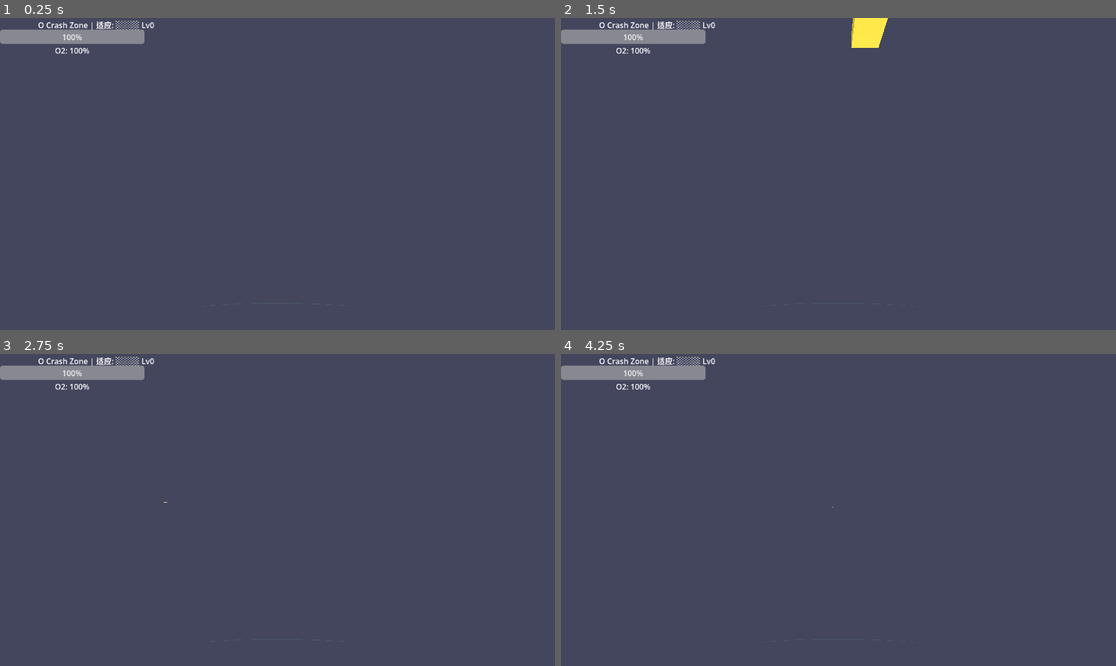
Above: before the commit, frames 1-4 (two rows, left to right).
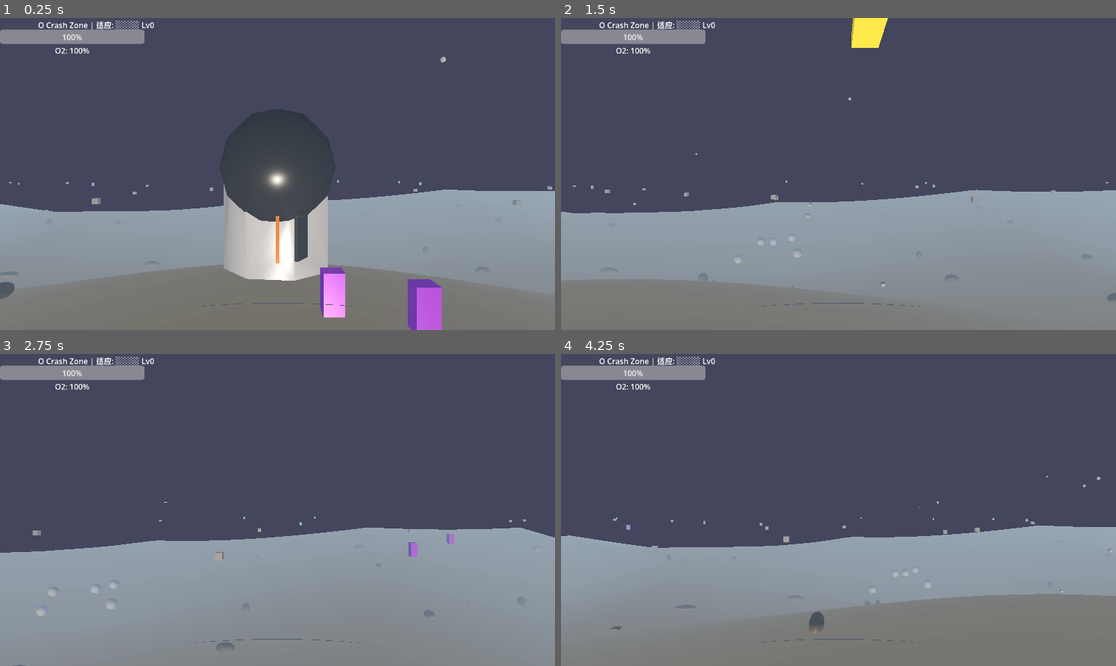
Above: after the commit, the same moments.

Repository: qnctx/star-abyss-game
Game: Godot game, scene res://scenes/main.tscn
Same seed, same stepped clock (60 frames per second), same inputs: the game is played once before the commit and once after it.
Inputs (mouse positions are in pixels of both pictures, inside the frame that each line leads up to):
- Up to frame 1 (0.25 s): no input
- Up to frame 2 (1.5 s): move the mouse to (960, 158) at 0.52 s; hold D (move_right) 0.53-1.28 s; hold E (interact) 0.53-1.28 s; move the mouse to (727, 189) at 1.27 s; hold S (move_back) from 1.28 s (still down); click (727, 189) at 1.35 s
- Up to frame 3 (2.75 s): move the mouse to (333, 441) at 2.02 s; release S (move_back) at 2.03 s; hold D (move_right) from 2.03 s (still down); hold Shift (sprint) from 2.03 s (still down)
- Up to frame 4 (4.25 s): move the mouse to (810, 572) at 2.77 s; release D (move_right) at 2.78 s; release Shift (sprint) at 2.78 s; hold W (move_forward) 2.78-3.53 s; tap T (teleport) at 2.85 s; move the mouse to (1005, 556) at 3.52 s; hold A (move_left) from 3.53 s (still down); hold E (interact) from 3.53 s (still down)

The runs differ from the first frame. In frame 1, 41% of the frame differs, in the area x 0-100%, y 12-100%; in frame 2, 41%, in the area x 0-100%, y 25-100%; in frame 3, 41%; in frame 4, 41%.
Error before the commit: Parse Error: Could not preload resource file "res://scenes/resource_node.tscn". (res://scripts/world_generator.gd:45)

Commit message:
Fix resource_node.tscn: move sub_resource declarations before node block

Diff:
--- a/src/scenes/resource_node.tscn
+++ b/src/scenes/resource_node.tscn
@@ -7,6 +7,11 @@
 
 [sub_resource type="BoxMesh" id="BoxMesh_resource"]
 size = Vector3(0.2, 0.3, 0.2)
+
+[sub_resource type="StandardMaterial3D" id="StandardMaterial3D_iron"]
+albedo_color = Color(0.5, 0.45, 0.4, 1)
+roughness = 0.4
+metallic = 0.3
 
 [node name="ResourceNode" type="Area3D"]
 collision_layer = 8
@@ -20,8 +25,3 @@
 transform = Transform3D(1, 0, 0, 0, 1, 0, 0, 0, 1, 0, 0.15, 0)
 mesh = SubResource("BoxMesh_resource")
 surface_material_override/0 = SubResource("StandardMaterial3D_iron")
-
-[sub_resource type="StandardMaterial3D" id="StandardMaterial3D_iron"]
-albedo_color = Color(0.5, 0.45, 0.4, 1)
-roughness = 0.4
-metallic = 0.3
Not shown: 1 places in src/scenes/resource_node.tscn that only renumber resources
